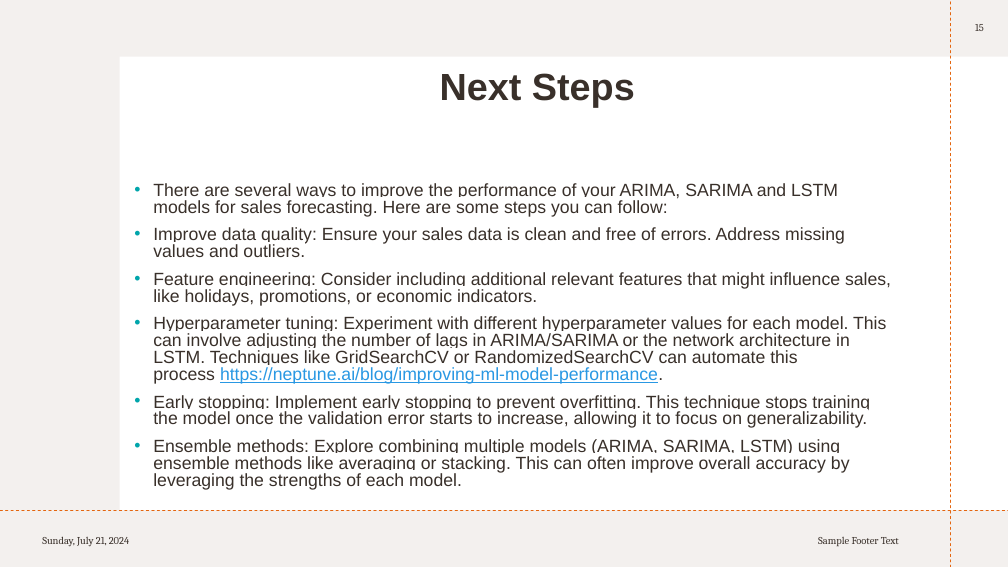
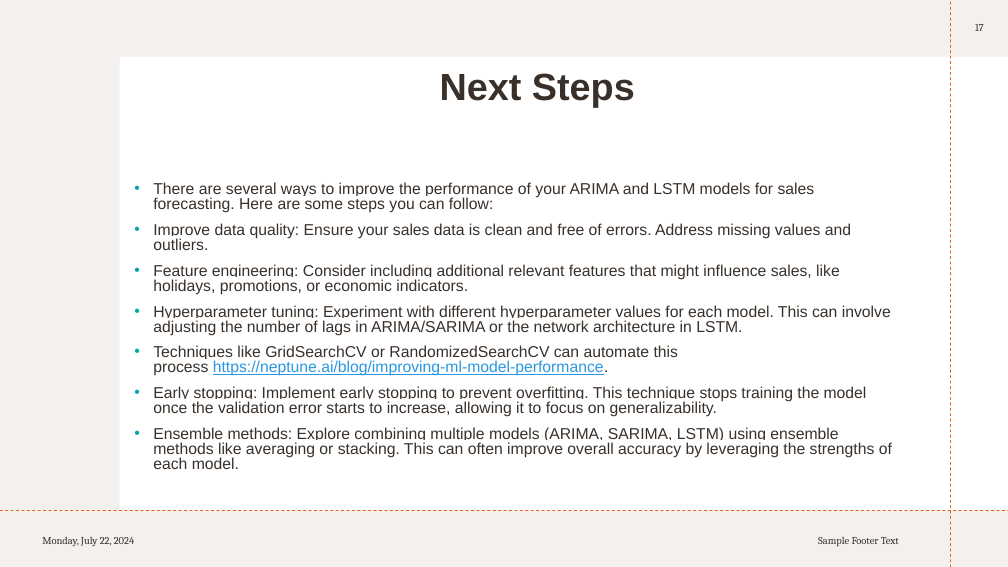
Before and after one commit to KarishmaFernandes/Forecasting-Future-Sales, a slide deck: slide 17 of sales Circly.pptx (slide 15 before the commit). Drawn at 1008x567 pixels with LibreOffice and Linux fonts; fonts in the diff are those of the drawing. Boxes give left, top, right and bottom in pixels: in the first picture for what was removed or moved away, otherwise in the second. Text is boxed around its words. In the diff, an @@ line names an element or a change of style, - is before the commit and + after.

```diff
--- a/sales Circly.pptx
+++ b/sales Circly.pptx
@@ page number at box(975, 24, 984, 31): text changed @@
-15
+17
@@ text at box(153, 182, 815, 213): text changed; size 16.8 to 15 pt @@
-• There are several ways to improve the performance of your ARIMA, SARIMA and LSTM models for sales forecasting. Here are some steps you can follow:
+• There are several ways to improve the performance of your ARIMA and LSTM models for sales forecasting. Here are some steps you can follow:
@@ text at box(153, 223, 892, 469): size 16.8 to 15 pt in "Improve data quality: Ensure your sales data ...", "Feature engineering: Consider including additional relevant  ...", "Early stopping: Implement early stopping to prevent ...", "Ensemble methods: Explore combining multiple models (ARIMA, ..." @@
@@ text at box(153, 305, 891, 376): text changed; size 16.8 to 15 pt @@
-• Hyperparameter tuning: Experiment with different hyperparameter values for each model. This can involve adjusting the number of lags in ARIMA/SARIMA or the network architecture in LSTM. Techniques like GridSearchCV or RandomizedSearchCV can automate this process https://neptune.ai/blog/improving-ml-model-performance.
+• Hyperparameter tuning: Experiment with different hyperparameter values for each model. This can involve adjusting the number of lags in ARIMA/SARIMA or the network architecture in LSTM.
+• Techniques like GridSearchCV or RandomizedSearchCV can automate this process https://neptune.ai/blog/improving-ml-model-performance.
@@ text at box(42, 537, 134, 547): text changed @@
-Sunday, July 21, 2024
+Monday, July 22, 2024
```
Also in this commit, not shown: 10 other slides changed, 5 slides added, 6 slides removed.
